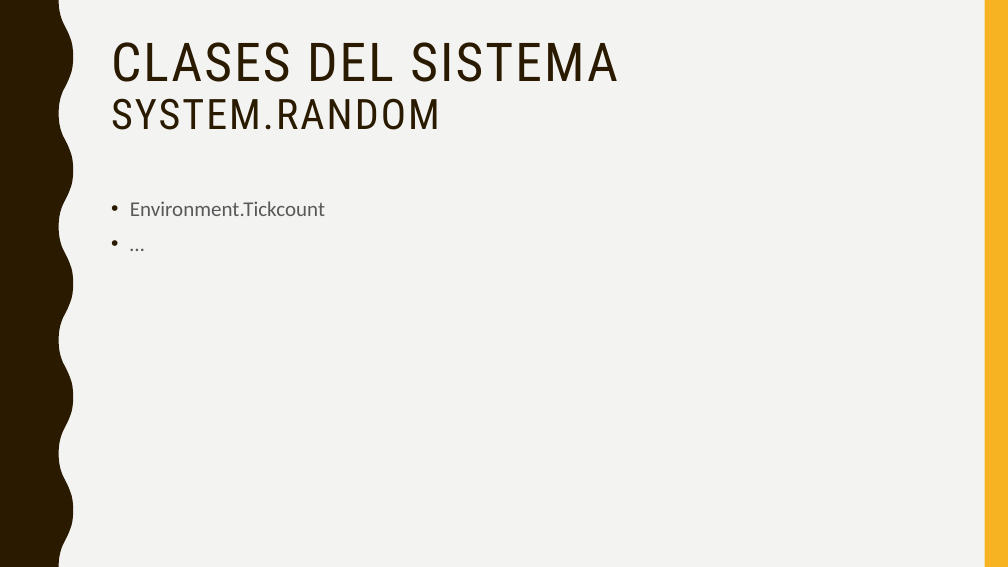
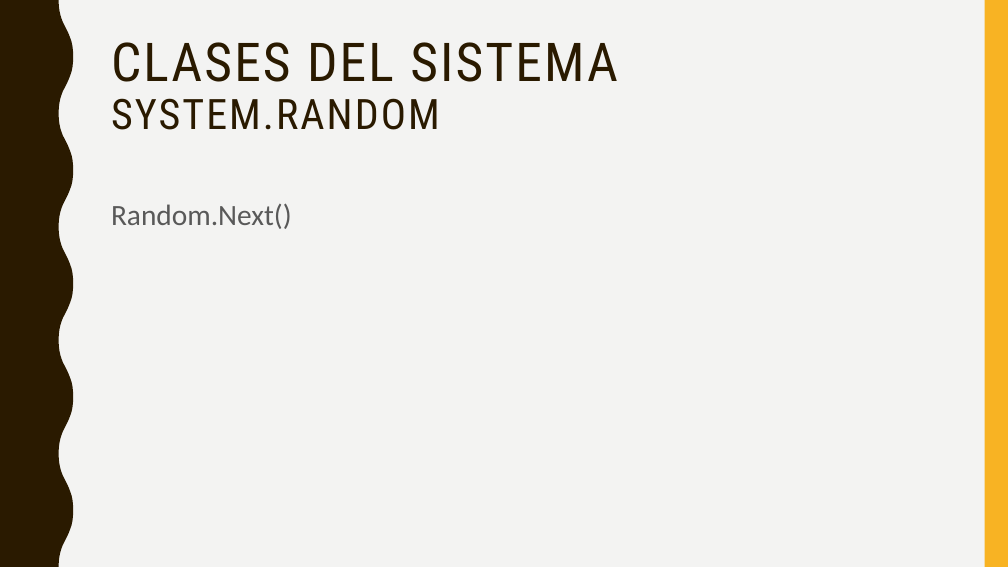
Before and after one commit to crisgon123/backend.tecsup3, a slide deck: slide 5 of Semana 4/Día 3/poo (2da).pptx. Drawn at 1008x567 pixels with LibreOffice and Linux fonts; fonts in the diff are those of the drawing. Boxes give left, top, right and bottom in pixels: in the first picture for what was removed or moved away, otherwise in the second. Text is boxed around its words. In the diff, an @@ line names an element or a change of style, - is before the commit and + after.

```diff
--- a/Semana 4/Día 3/poo (2da).pptx
+++ b/Semana 4/Día 3/poo (2da).pptx
@@ text at box(111, 203, 292, 229): text changed; size 20 to 28 pt @@
-• Environment.Tickcount
-• …
+Random.Next()
```
Also in this commit, not shown: 2 other slides changed, 2 other files.
